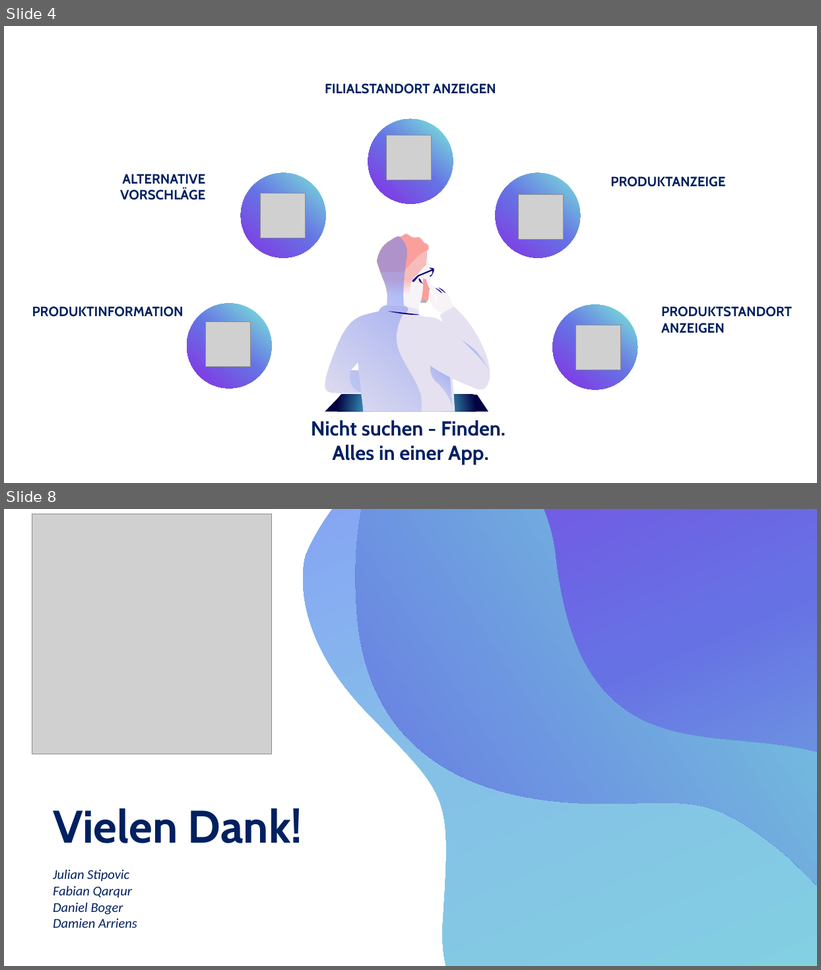
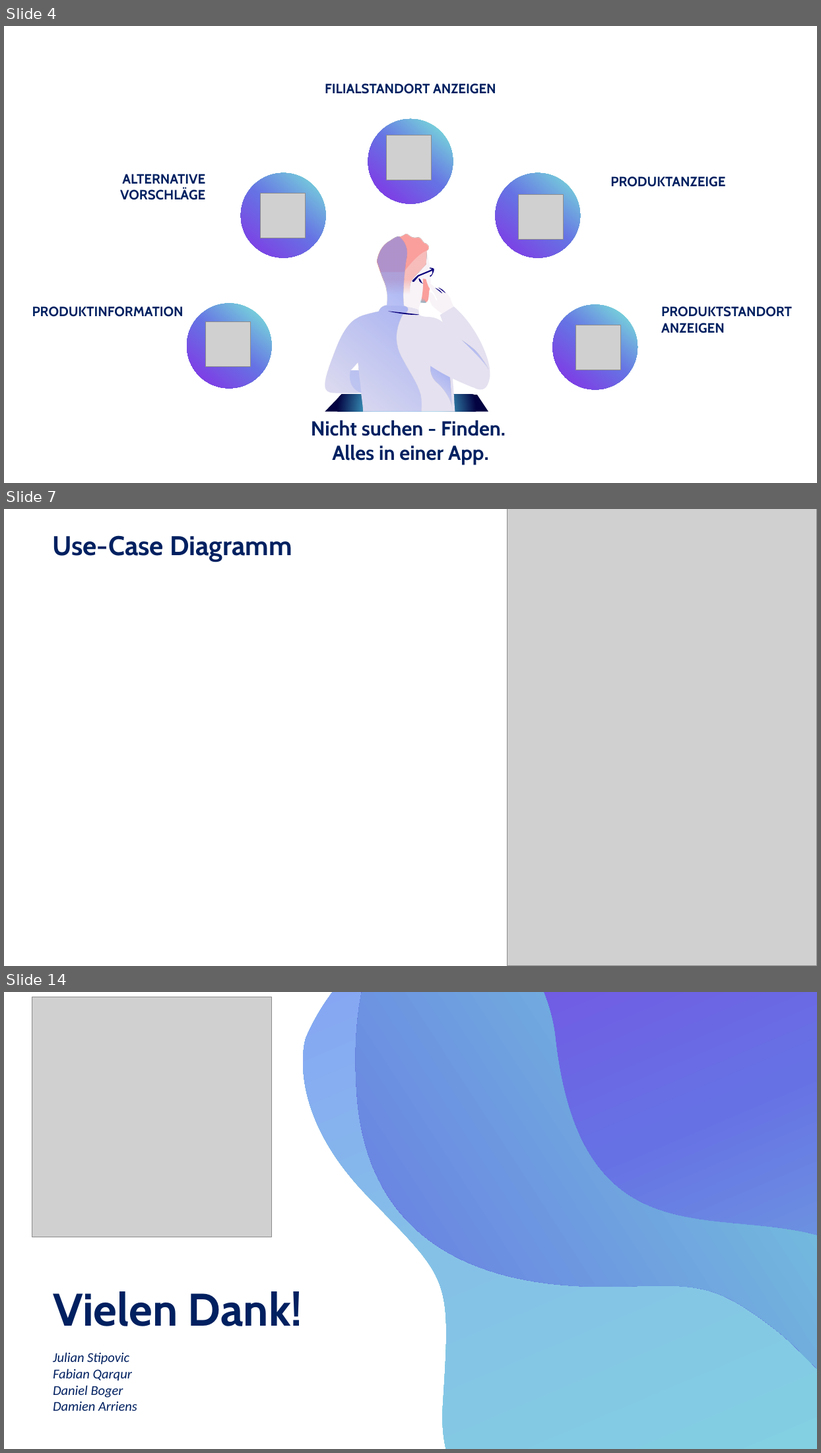
Before and after one commit to DaM1eN02/product-navigator-back-end, a slide deck: Fallstudie/Zwischenpräsentation.pptx. Shown one above the other, each under a label of ours: slides 4 and 8 before the commit, slides 4, 7 and 14 after it; the slides between them are not shown. The pictures are 821x970 and 821x1453 pixels, drawn with LibreOffice and Linux fonts; fonts in the diff are those of the drawing; grey boxes stand for pictures. Boxes give left, top, right and bottom in pixels: in the first picture for what was removed or moved away, otherwise in the second. Text is boxed around its words. In the diff, an @@ line names an element or a change of style, - is before the commit and + after.

```diff
--- a/Fallstudie/Zwischenpräsentation.pptx
+++ b/Fallstudie/Zwischenpräsentation.pptx
@@ slide 7 added at <box>4,509,817,966</box>, background #FFFFFF @@
@@ picture added at <box>507,509,817,966</box> @@
@@ text added at <box>52,535,292,562</box>, 32 pt, text #002060, bold @@
+Use-Case Diagramm
@@ what was slide 8 is now slide 14 @@
```
Also in this commit, not shown: 4 slides changed, 5 other slides added.
